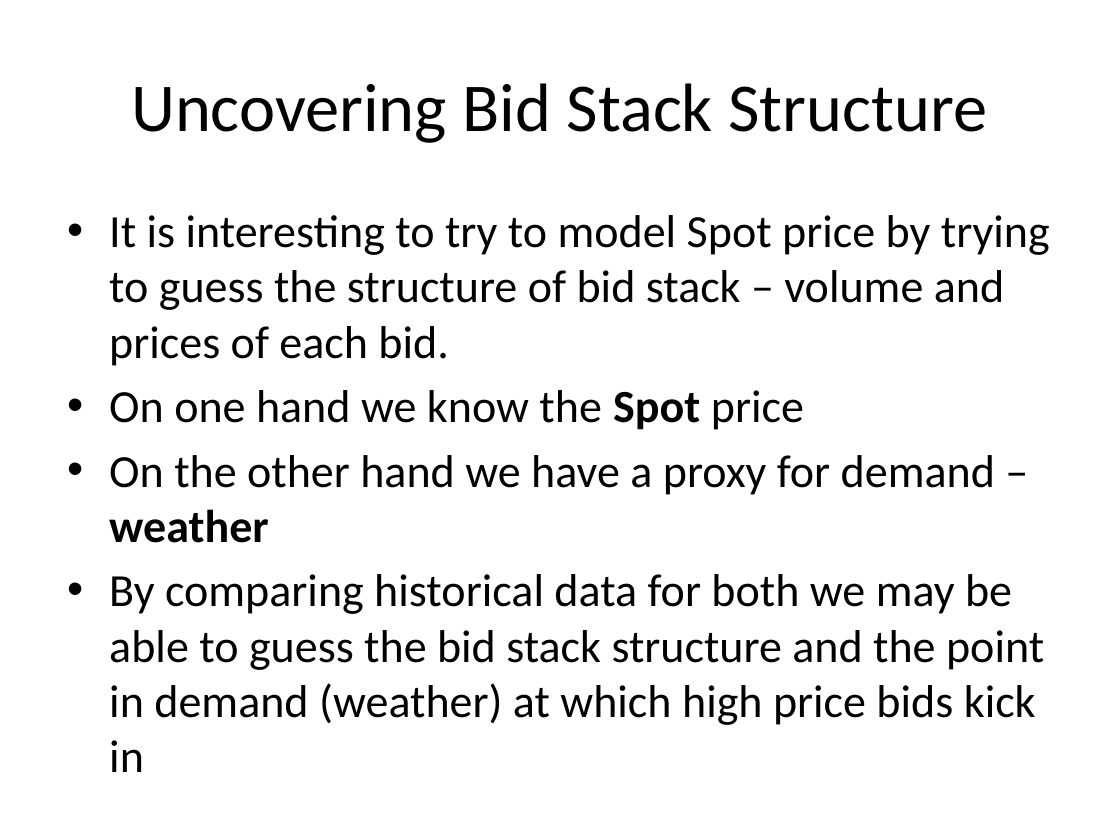
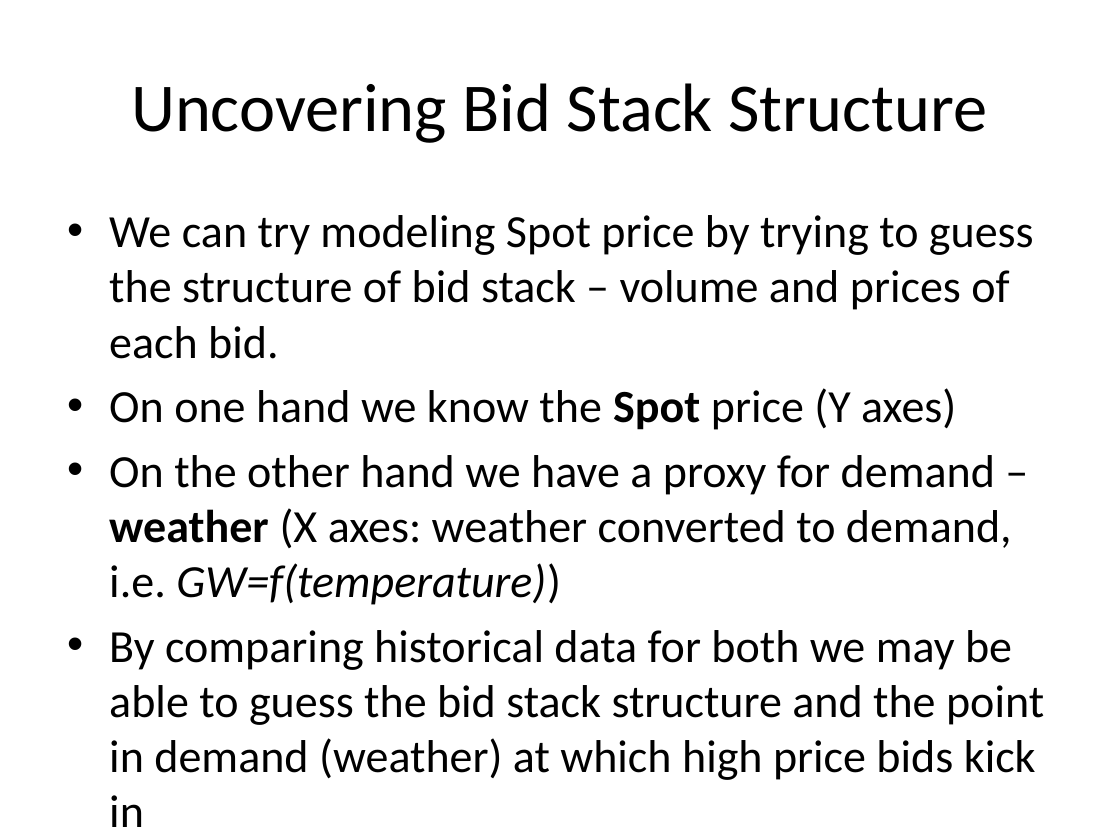
Before and after one commit to quantbin/xpl, a slide deck: slide 18 of energy.pptx (slide 13 before the commit). Drawn at 1120x840 pixels with LibreOffice and Linux fonts; fonts in the diff are those of the drawing. Boxes give left, top, right and bottom in pixels: in the first picture for what was removed or moved away, otherwise in the second. Text is boxed around its words. In the diff, an @@ line names an element or a change of style, - is before the commit and + after.

Commit message:
updated

```diff
--- a/energy.pptx
+++ b/energy.pptx
@@ text at (109,215,1034,605): text changed @@
-• It is interesting to try to model Spot price by trying to guess the structure of bid stack – volume and prices of each bid.
-• On one hand we know the Spot price
-• On the other hand we have a proxy for demand – weather
+• We can try modeling Spot price by trying to guess the structure of bid stack – volume and prices of each bid.
+• On one hand we know the Spot price (Y axes)
+• On the other hand we have a proxy for demand – weather (X axes: weather converted to demand, i.e. GW=f(temperature))
```
Also in this commit, not shown: 10 other slides changed, 9 slides added.
